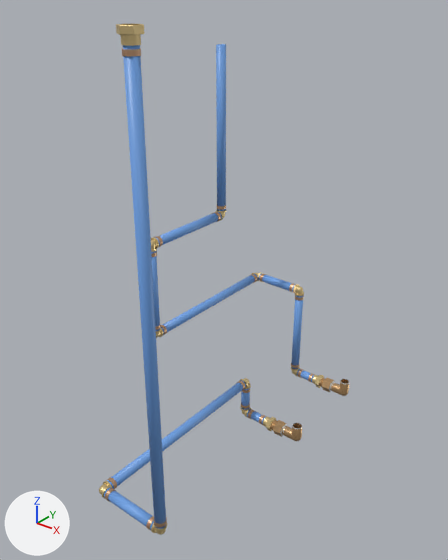
What one commit did to the glTF model slab_pipes_supply__softener-yes_and_plumbing-pex+attic_repipe+pex_branch.glb.
Rendered twice from a camera (50 mm lens) standing at (3.365, 0.152, 0.932) and looking at (2.611, 1.094, 0.348). The axes (+X, +Y, +Z) are drawn at lower left. The lights are the same throughout. The picture after the commit comes second. Vertices at exactly the same position are counted once.

Before the edit, the objects in view are built like this:
```python
me_fit_adapter_pipe_supply_softener_feed__pex = bpy.data.meshes.new('fit_adapter_pipe_supply_softener_feed__pex')
me_fit_adapter_pipe_supply_softener_feed__pex.from_pydata(...)  # 687 vertices, 1374 faces; spans x 2.7251..2.7568, y 0.7227..0.7593, z 0.8402..0.8801
# faces by material slot: [1182, 192]
me_fit_adapter_pipe_supply_softener_feed__pex.materials.append(mat_mat_brass_001)  # beige #e7ce95
me_fit_adapter_pipe_supply_softener_feed__pex.materials.append(mat_mat_crimp_ring)  # beige #d4aa86
me_pipe_supply_from_softener__pex = bpy.data.meshes.new('pipe_supply_from_softener__pex')
me_pipe_supply_from_softener__pex.from_pydata(...)  # 840 vertices, 1680 faces; spans x 2.427..2.646, y 1.039..1.472, z -0.104..0.8
me_pipe_supply_from_softener__pex.materials.append(mat_mat_pex_cold)  # blue #6fa2e5
me_pipe_supply_softener_feed__pex = bpy.data.meshes.new('pipe_supply_softener_feed__pex')
me_pipe_supply_softener_feed__pex.from_pydata(...)  # 600 vertices, 1200 faces; spans x 2.57..2.752, y 0.73..1.232, z -0.104..0.856
me_pipe_supply_softener_feed__pex.materials.append(mat_mat_pex_cold)  # blue #6fa2e5
ob_fit_adapter_pipe_supply_softener_feed__pex = bpy.data.objects.new('fit_adapter_pipe_supply_softener_feed__pex', me_fit_adapter_pipe_supply_softener_feed__pex)
ob_fit_adapter_pipe_supply_softener_feed__pex.location = (0.0, 0.0, 0.0)
ob_pipe_supply_from_softener__pex = bpy.data.objects.new('pipe_supply_from_softener__pex', me_pipe_supply_from_softener__pex)
ob_pipe_supply_from_softener__pex.location = (0.0, 0.0, 0.0)
ob_pipe_supply_softener_feed__pex = bpy.data.objects.new('pipe_supply_softener_feed__pex', me_pipe_supply_softener_feed__pex)
ob_pipe_supply_softener_feed__pex.location = (0.0, 0.0, 0.0)
# also in view: 'fit_adapter_pipe_supply_softener_feed__pex.001' at (2.692, 1.221, -0.084)
```
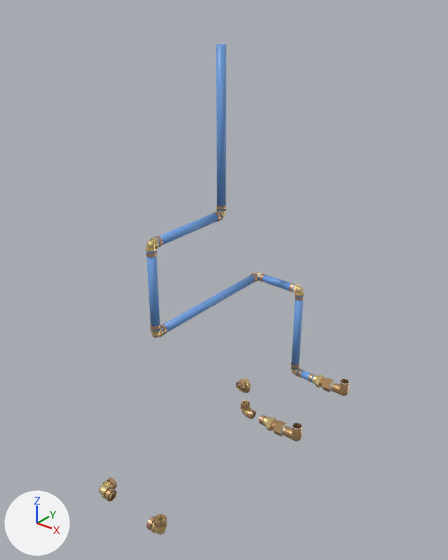
Patch to the scene script:
```diff
--- a/slab_pipes_supply__softener-yes_and_plumbing-pex+attic_repipe+pex_branch.glb.py
+++ b/slab_pipes_supply__softener-yes_and_plumbing-pex+attic_repipe+pex_branch.glb.py
@@ me_fit_adapter_pipe_supply_softener_feed__pex @@
 # used by ob_fit_adapter_pipe_supply_softener_feed__pex; location = (0.0, 0.0, 0.0)
-me_fit_adapter_pipe_supply_softener_feed__pex.from_pydata(...)  # 687 vertices, 1374 faces; spans x 2.7251..2.7568, y 0.7227..0.7593, z 0.8402..0.8801
+me_fit_adapter_pipe_supply_softener_feed__pex.from_pydata(...)  # 1956 vertices, 3944 faces; spans x 2.6306..2.7533, y 1.2026..1.2394, z -0.1085..-0.0592
+# me_fit_adapter_pipe_supply_softener_feed__pex part 1: 687 vertices removed from x 2.7251..2.7568, y 0.7227..0.7593, z 0.8402..0.8801
+# other edits to the shape of me_fit_adapter_pipe_supply_softener_feed__pex do not show in these pictures
 me_fit_adapter_pipe_supply_softener_feed__pex.materials.append(mat_mat_brass_001)
 me_fit_adapter_pipe_supply_softener_feed__pex.materials.append(mat_mat_crimp_ring)
+me_fit_adapter_pipe_supply_softener_feed__pex.materials.append(mat_mat_copper_001)  # beige #ddb381
+me_fit_adapter_pipe_supply_softener_feed__pex.materials.append(mat_mat_solder)  # light grey #dadad7
@@ ob_pipe_supply_softener_feed__pex @@
-ob_pipe_supply_softener_feed__pex = bpy.data.objects.new('pipe_supply_softener_feed__pex', me_pipe_supply_softener_feed__pex)
-ob_pipe_supply_softener_feed__pex.location = (0.0, 0.0, 0.0)
```

Boxes [x1, y1, x2, y2] around the edits, measured in the pictures (448 x 560 px):
'pipe_supply_softener_feed__pex', deleted
    before: [104, 45, 266, 530]
'fit_adapter_pipe_supply_softener_feed__pex', reshaped (52% wider, 18% shorter)
    before: [116, 24, 144, 56]
    after: [259, 415, 302, 441]
part 1 of me_fit_adapter_pipe_supply_softener_feed__pex, deleted (beige)
    before: [116, 24, 144, 56]
